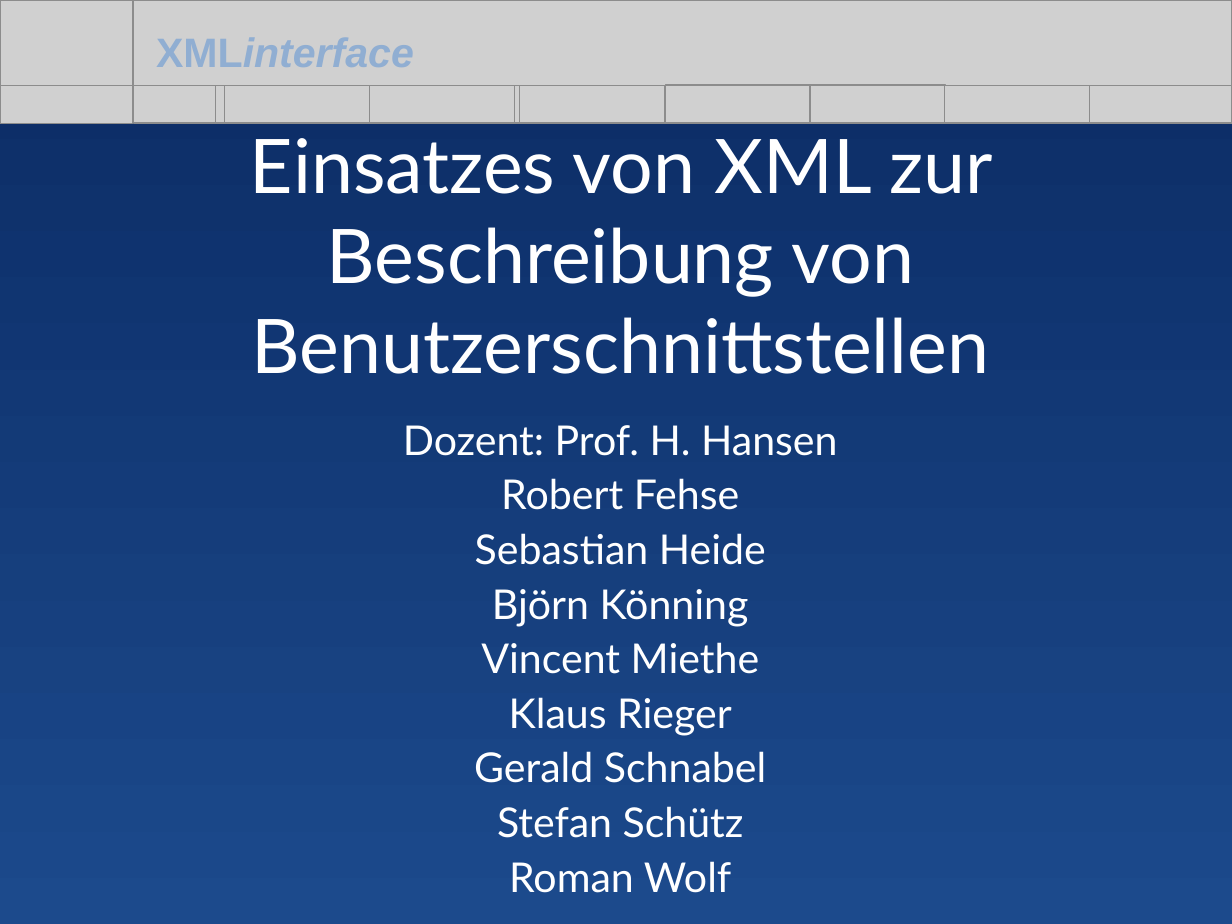
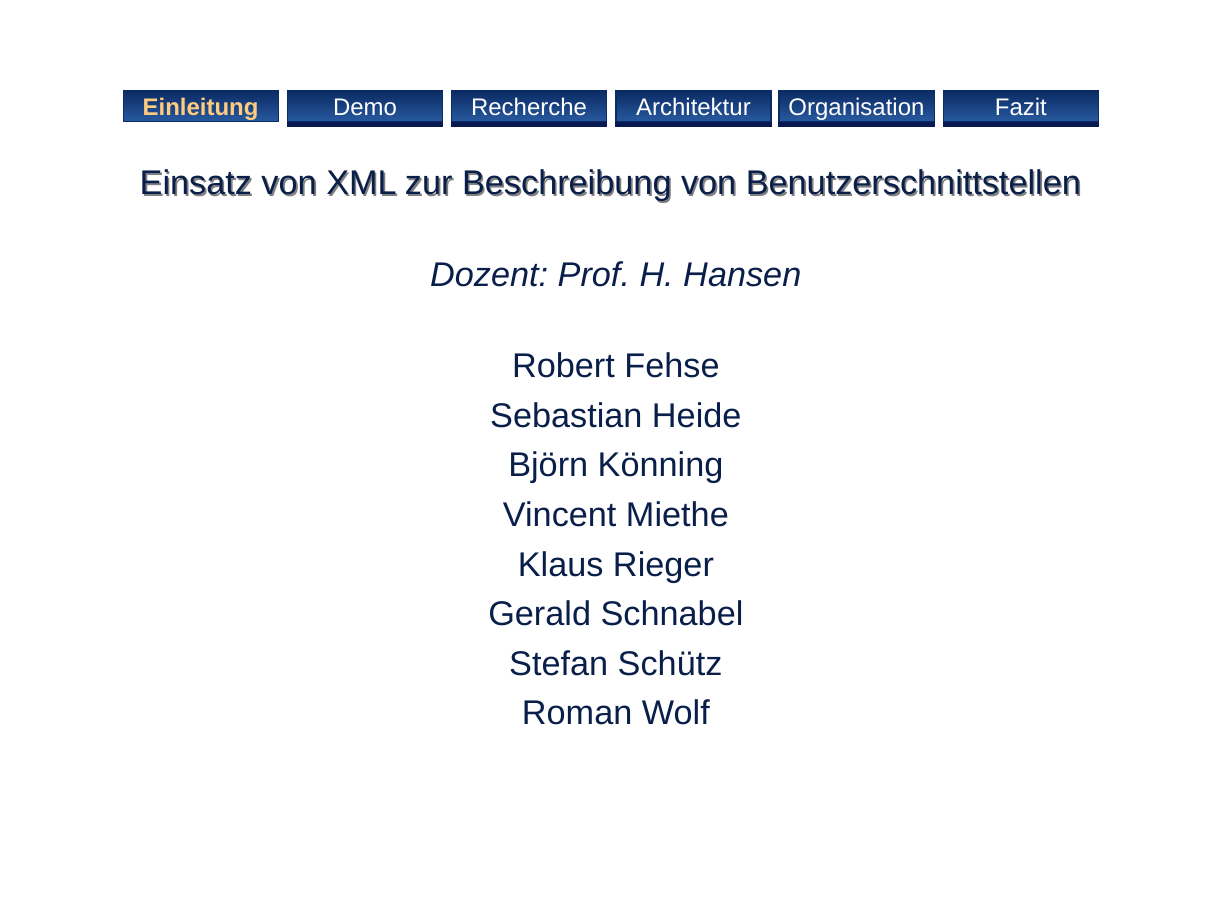
Before and after one commit to BackupTheBerlios/xmlinterface, a slide deck: slide 1 of xmlinterface/project/Praesentation/xmlinterface.ppt. Drawn at 1232x924 pixels with LibreOffice and Linux fonts; fonts in the diff are those of the drawing; grey boxes stand for pictures; background and template pictures are left out. Boxes give left, top, right and bottom in pixels: in the first picture for what was removed or moved away, otherwise in the second. Text is boxed around its words. In the diff, an @@ line names an element or a change of style, - is before the commit and + after.

```diff
--- a/xmlinterface/project/Praesentation/xmlinterface.ppt
+++ b/xmlinterface/project/Praesentation/xmlinterface.ppt
@@ background gradient #0B2B64 to #1C4A8C to #FFFFFF @@
@@ group removed at [0,0,1232,123]: 11 pictures, 1 text @@
-XMLinterface
@@ rectangle added at [123,91,278,122], fill gradient #0B2B64 to #27589D, outline #0B2B64 0.74 pt, 14 pt, text #FFCC7F, bold @@
+Einleitung
@@ rectangle added at [287,91,442,122], fill gradient #0B2B64 to #27589D, outline #0B2B64 0.74 pt, 14 pt, text #FFFFFF @@
+Demo
@@ rectangle added at [452,91,607,122], fill gradient #0B2B64 to #27589D, outline #0B2B64 0.74 pt, 14 pt, text #FFFFFF @@
+Recherche
@@ rectangle added at [616,91,771,122], fill gradient #0B2B64 to #27589D, outline #0B2B64 0.74 pt, 14 pt, text #FFFFFF @@
+Architektur
@@ rectangle added at [779,91,934,122], fill gradient #0B2B64 to #27589D, outline #0B2B64 0.74 pt, 14 pt, text #FFFFFF @@
+Organisation
@@ rectangle added at [944,91,1099,122], fill gradient #0B2B64 to #27589D, outline #0B2B64 0.74 pt, 14 pt, text #FFFFFF @@
+Fazit
@@ title "Einsatz von XML zur Beschreibung ..." at [140,169,1081,201]: vertical alignment middle to top @@
@@ title at [140,169,1081,201]: text changed; size 44 to 20 pt; font Lato to Arial; text colour #FFFFFF to #091F4A @@
-Einsatzes von XML zur Beschreibung von Benutzerschnittstellen
+Einsatz von XML zur Beschreibung von Benutzerschnittstellen
@@ subtitle "Dozent: Prof. H. Hansen": place and size @@
-subtitle "Dozent: Prof. H. Hansen" at [403,425,837,893]
+subtitle "Dozent: Prof. H. Hansen" at [430,261,801,725]
@@ subtitle "Dozent: Prof. H. Hansen" at [430,261,801,725]: size 24 to 20 pt, font Lato to Arial, text colour #FFFFFF to #091F4A; italic on in "Dozent: Prof. H. Hansen"; line spacing 0.9 to 1; less space between paragraphs @@
```
Also in this commit, not shown: 8 other slides changed, 8 slides added, 12 slides removed.
